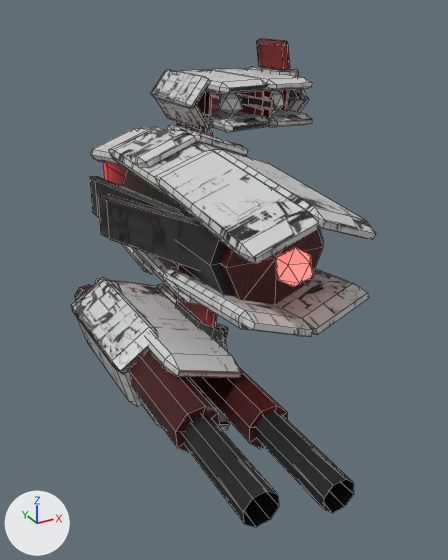
The Blender file Zalek_Heavy_Drone/zalek_drone_heavy.blend: old version first, new version second.
Both versions are drawn from a 50 mm lens placed at (-4.07, -8.2, 2.86), pointed at (-0.06, -0.92, -0.78). The axes (+X, +Y, +Z) are drawn at lower left. The lights are the same throughout. Mesh edges are drawn as thin lines. The same objects are shown in both versions, whatever each file hides.

In view in the first picture: 'base_glow'.
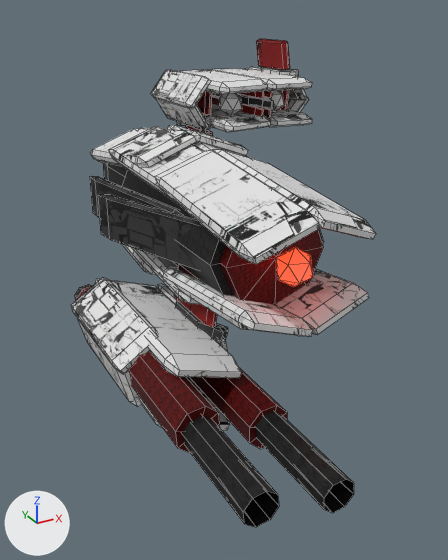
Where the change shows, as pixel boxes [x1, y1, x2, y2] in the pictures (448 x 560 px):
'base_glow', reshaped, recoloured (grey to white): [71, 39, 376, 527] in both

The change in detail:
Picture 'hull_RED.png' (img_hull_red_png) is new.
Picture 'hexagonalLayerSteel_R' (img_hexagonallayersteel_r) is new.
Picture 'hull_lightGray.png' (img_hull_lightgray_png) is new.
Picture 'hexagonalLayerSteel_A' (img_hexagonallayersteel_a) is new.
Picture 'hull_DarkGray.png' (img_hull_darkgray_png) is new.
Material 'body_red' (mat_body_red) is new.
Its texture is img_hull_red_png.
Its metallic is 0.2.
Its roughness is 0.8.
Material 'steel_hex_red' (mat_steel_hex_red) is new.
Its texture is img_hexagonallayersteel_r.
Its metallic is 0.5.
Material 'body_white' (mat_body_white) is new.
Its texture is img_hull_lightgray_png.
Its metallic is 0.2.
Its roughness is 0.8.
Material 'steel_hex_grey' (mat_steel_hex_grey) is new.
Its texture is img_hexagonallayersteel_a.
Its metallic is 0.5.
Material 'eye' (mat_eye) is new.
Its base color is (1.0, 0.224, 0.2) (red #ff827c).
Its roughness is 1.0.
Its emission color is (1.0, 0.0327, 0.0) (orange #ff3300).
Its emission strength is 2.0.
Material 'body_grey' (mat_body_grey) is new.
Its texture is img_hull_darkgray_png.
Its metallic is 0.2.
Its roughness is 0.8.
Material 'white' (mat_white) is new.
Its base color is (0.8, 0.8, 0.8) (white #e7e7e7).
Mesh me_base_multi_materials is new.
It has 1352 vertices, 1502 faces and spans x -3.21..3.89, y -5.77..4.14, z -0.57..0.62.
Faces by material slot: [106, 40, 20, 72, 234, 204, 726, 100].
It uses material mat_steel_hex_grey (picture img_hexagonallayersteel_a).
It uses material mat_white (white #e7e7e7).
It uses material mat_eye (red #ff827c).
It uses material mat_steel_hex_red (picture img_hexagonallayersteel_r).
It uses material mat_body_red (picture img_hull_red_png).
It uses material mat_body_grey (picture img_hull_darkgray_png).
It uses material mat_body_white (picture img_hull_lightgray_png).
It uses material mat_body_grey (picture img_hull_darkgray_png).
Object 'base_glow' (ob_base_glow) now shows me_base_multi_materials instead of me_base.
Object 'base_glow' (ob_base_glow) loses the line: ob_base_glow.material_slots[0].link = 'OBJECT'; ob_base_glow.material_slots[0].material = mat_base_glow
